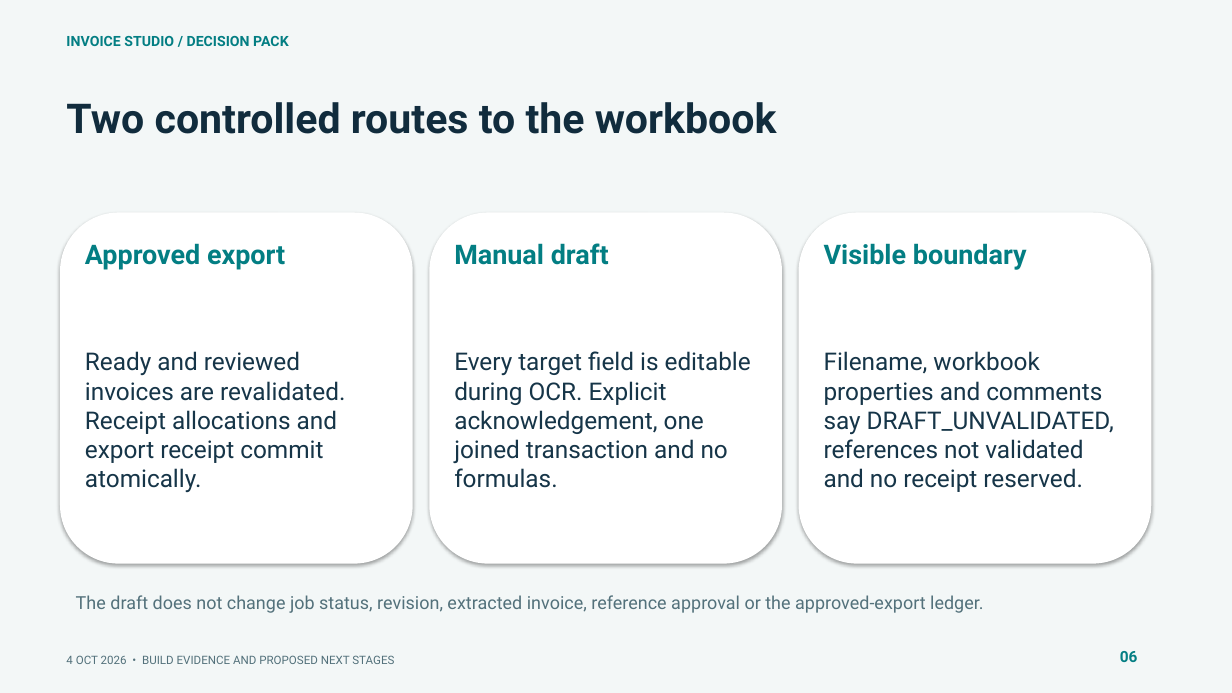
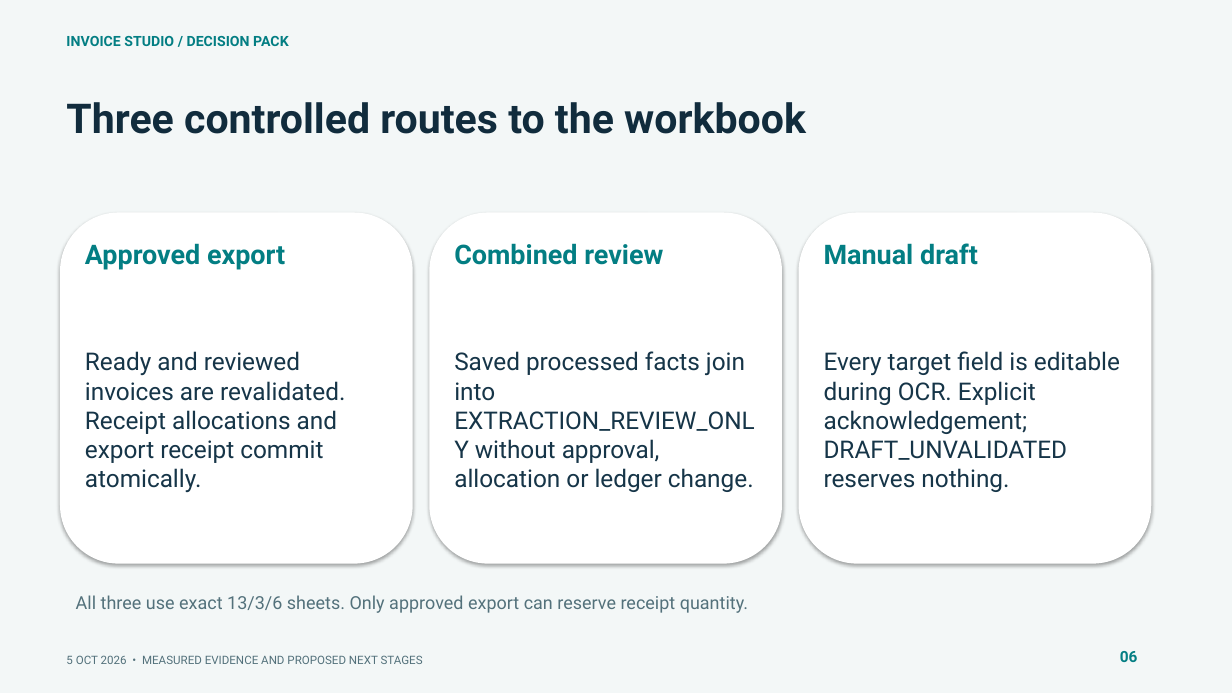
Before and after one commit to muttonkodibiriyani/Inv_studio, a slide deck: slide 6 of docs/delivery/Invoice_Studio_SLT.pptx. Drawn at 1232x693 pixels with LibreOffice and Linux fonts; fonts in the diff are those of the drawing. Boxes give left, top, right and bottom in pixels: in the first picture for what was removed or moved away, otherwise in the second. Text is boxed around its words. In the diff, an @@ line names an element or a change of style, - is before the commit and + after.

Commit message:
Deliver structured OCR, bulk review workbooks, and responsive cloud inbox

```diff
--- a/docs/delivery/Invoice_Studio_SLT.pptx
+++ b/docs/delivery/Invoice_Studio_SLT.pptx
@@ text at (x1=66, y1=102, x2=806, y2=134): text changed @@
-Two controlled routes to the workbook
+Three controlled routes to the workbook
@@ text at (x1=454, y1=243, x2=663, y2=265): text changed @@
-Manual draft
+Combined review
@@ text at (x1=824, y1=243, x2=978, y2=265): text changed @@
-Visible boundary
+Manual draft
@@ text at (x1=454, y1=351, x2=754, y2=492): text changed @@
-Every target field is editable during OCR. Explicit acknowledgement, one joined transaction and no formulas.
+Saved processed facts join into EXTRACTION_REVIEW_ONLY without approval, allocation or ledger change.
@@ text at (x1=824, y1=351, x2=1120, y2=492): text changed @@
-Filename, workbook properties and comments say DRAFT_UNVALIDATED, references not validated and no receipt reserved.
+Every target field is editable during OCR. Explicit acknowledgement; DRAFT_UNVALIDATED reserves nothing.
@@ text at (x1=76, y1=595, x2=748, y2=613): text changed @@
-The draft does not change job status, revision, extracted invoice, reference approval or the approved-export ledger.
+All three use exact 13/3/6 sheets. Only approved export can reserve receipt quantity.
@@ text at (x1=66, y1=655, x2=423, y2=664): text changed @@
-4 OCT 2026 • BUILD EVIDENCE AND PROPOSED NEXT STAGES
+5 OCT 2026 • MEASURED EVIDENCE AND PROPOSED NEXT STAGES
```
Also in this commit, not shown: 13 other slides changed, 3 slides added, 42 other files.
